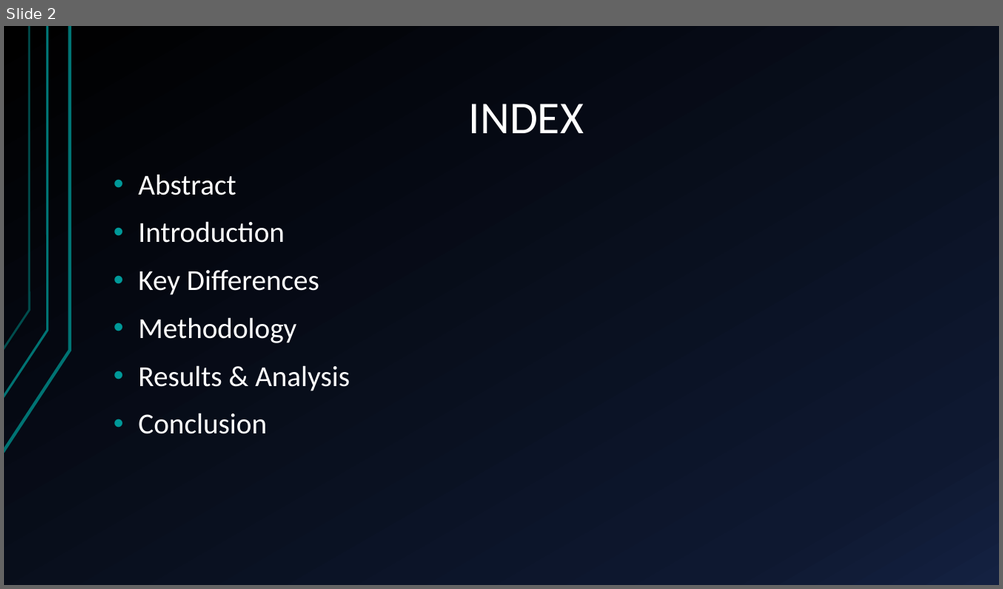
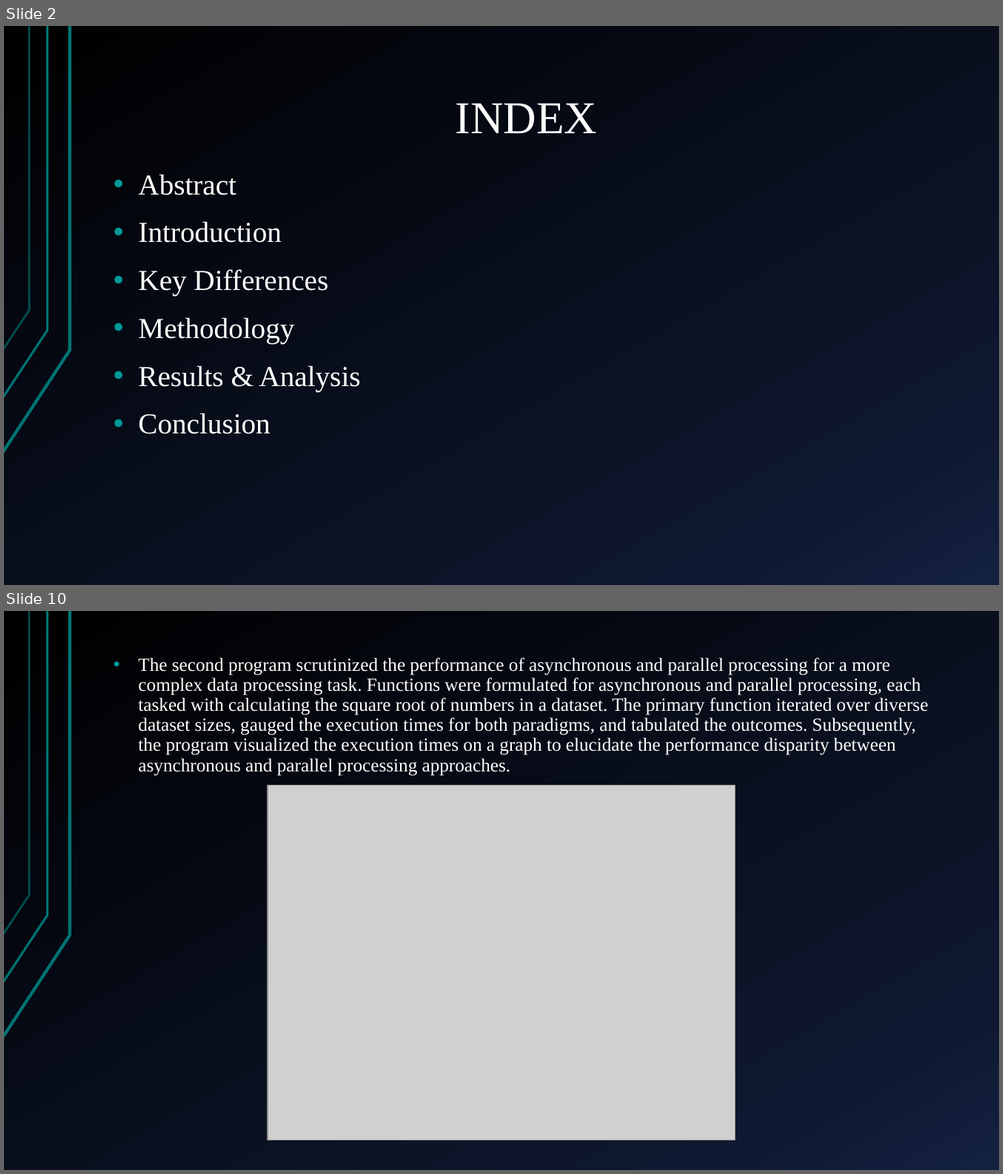
Before and after one commit to ShreyashBhardwaj/AnalysisoUseCases, a slide deck: Analysis of Use Cases.pptx. Shown one above the other, each under a label of ours: slide 2 before the commit, slides 2 and 10 after it; the slides between them are not shown. The pictures are 1003x589 and 1003x1174 pixels, drawn with LibreOffice and Linux fonts; fonts in the diff are those of the drawing; grey boxes stand for pictures. Boxes give left, top, right and bottom in pixels: in the first picture for what was removed or moved away, otherwise in the second. Text is boxed around its words. In the diff, an @@ line names an element or a change of style, - is before the commit and + after.

Commit message:
PPT Over Now Script

```diff
--- a/Analysis of Use Cases.pptx
+++ b/Analysis of Use Cases.pptx
@@ slide 10 added at (4,611,999,1170), background gradient #000000 to #0F1931 to #142242; not listed: 3 template elements that a slide beside it also shows @@
@@ text added at (138,658,928,776), 18 pt, text #FFFFFF @@
+• The second program scrutinized the performance of asynchronous and parallel processing for a more complex data processing task. Functions were formulated for asynchronous and parallel processing, each tasked with calculating the square root of numbers in a dataset. The primary function iterated over diverse dataset sizes, gauged the execution times for both paradigms, and tabulated the outcomes. Subsequently, the program visualized the execution times on a graph to elucidate the performance disparity between asynchronous and parallel processing approaches.
@@ picture added at (267,785,735,1141) @@
@@ slide 2 changed as well @@
@@ title "INDEX" at (455,103,597,133): font Calibri to Times New Roman @@
@@ text "Abstract" at (138,174,361,434): font Calibri to Times New Roman @@
```
Also in this commit, not shown: 6 other slides changed, 8 other slides added, 2 slides removed.
